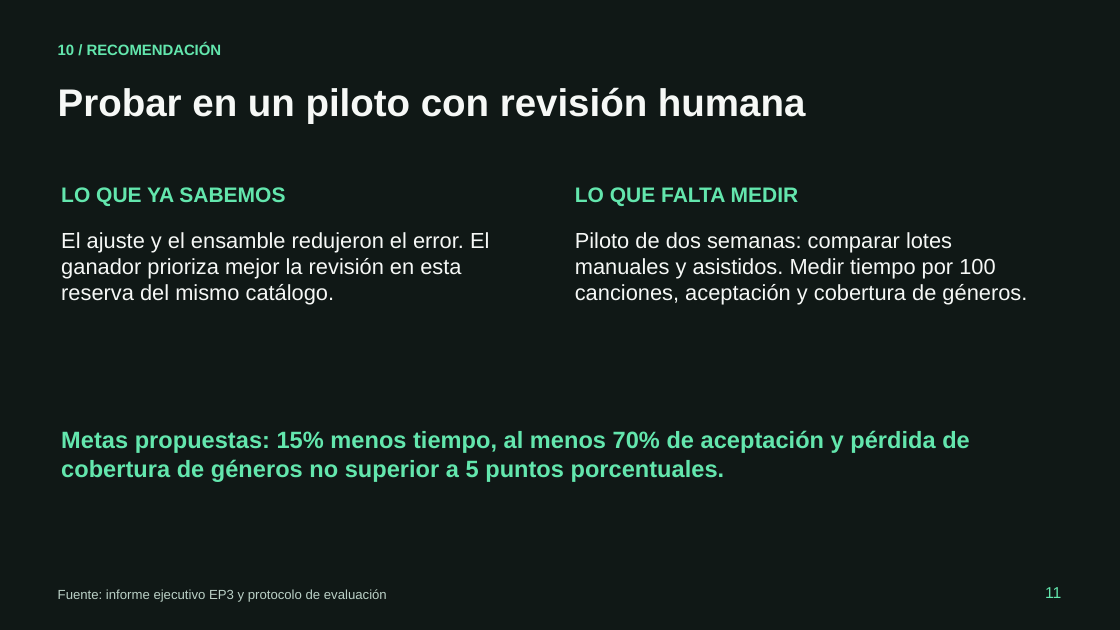
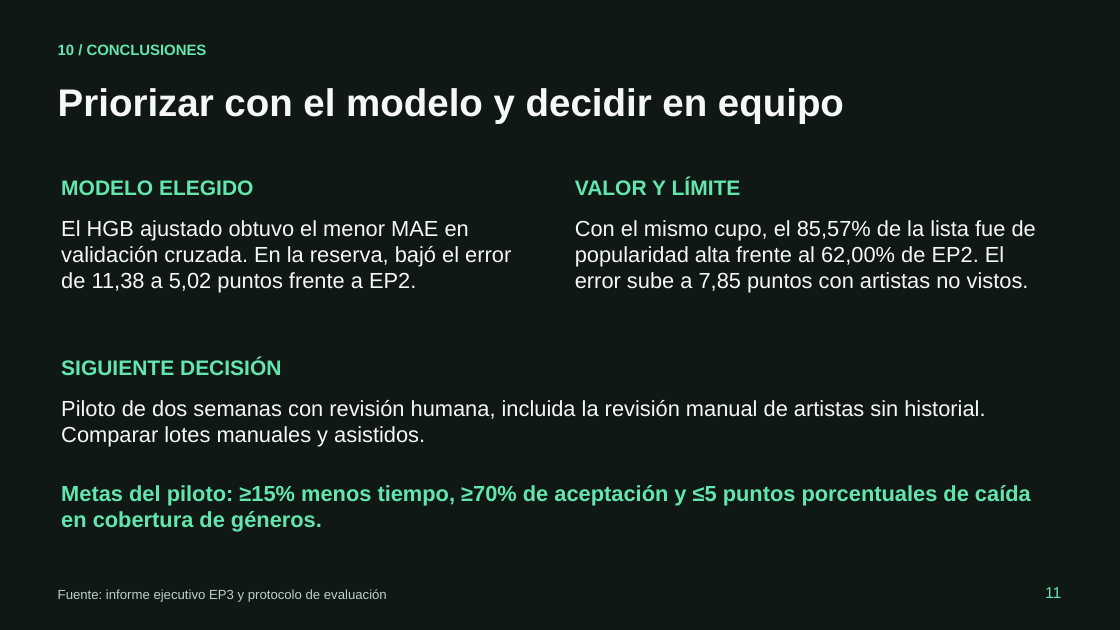
Before and after one commit to benjadiaz112/spotify-tracks-eda, a slide deck: slide 11 of docs/ep3/Spotify_EP3.pptx. Drawn at 1120x630 pixels with LibreOffice and Linux fonts; fonts in the diff are those of the drawing. Boxes give left, top, right and bottom in pixels: in the first picture for what was removed or moved away, otherwise in the second. Text is boxed around its words. In the diff, an @@ line names an element or a change of style, - is before the commit and + after.

Commit message:
docs(ep3): cierra la presentación con las conclusiones

```diff
--- a/docs/ep3/Spotify_EP3.pptx
+++ b/docs/ep3/Spotify_EP3.pptx
@@ text at (58,44,207,55): text changed @@
-10 / RECOMENDACIÓN
+10 / CONCLUSIONES
@@ text at (58,88,844,124): text changed @@
-Probar en un piloto con revisión humana
+Priorizar con el modelo y decidir en equipo
@@ text at (575,178,741,195): text changed @@
-LO QUE FALTA MEDIR
+VALOR Y LÍMITE
@@ text at (61,180,253,195): text changed @@
-LO QUE YA SABEMOS
+MODELO ELEGIDO
@@ text at (61,220,511,293): text changed @@
-El ajuste y el ensamble redujeron el error. El ganador prioriza mejor la revisión en esta reserva del mismo catálogo.
+El HGB ajustado obtuvo el menor MAE en validación cruzada. En la reserva, bajó el error de 11,38 a 5,02 puntos frente a EP2.
@@ text at (575,220,1036,293): text changed @@
-Piloto de dos semanas: comparar lotes manuales y asistidos. Medir tiempo por 100 canciones, aceptación y cobertura de géneros.
+Con el mismo cupo, el 85,57% de la lista fue de popularidad alta frente al 62,00% de EP2. El error sube a 7,85 puntos con artistas no vistos.
@@ text added at (61,358,281,375), 18 pt, text #63E6AD, bold @@
+SIGUIENTE DECISIÓN
@@ text added at (61,400,985,447), 18.8 pt, text #F6F8F6 @@
+Piloto de dos semanas con revisión humana, incluida la revisión manual de artistas sin historial. Comparar lotes manuales y asistidos.
@@ text at (61,485,1031,532): text changed; size 20.2 to 18.8 pt @@
-Metas propuestas: 15% menos tiempo, al menos 70% de aceptación y pérdida de cobertura de géneros no superior a 5 puntos porcentuales.
+Metas del piloto: ≥15% menos tiempo, ≥70% de aceptación y ≤5 puntos porcentuales de caída en cobertura de géneros.
```
Also in this commit, not shown: 1 other file.
